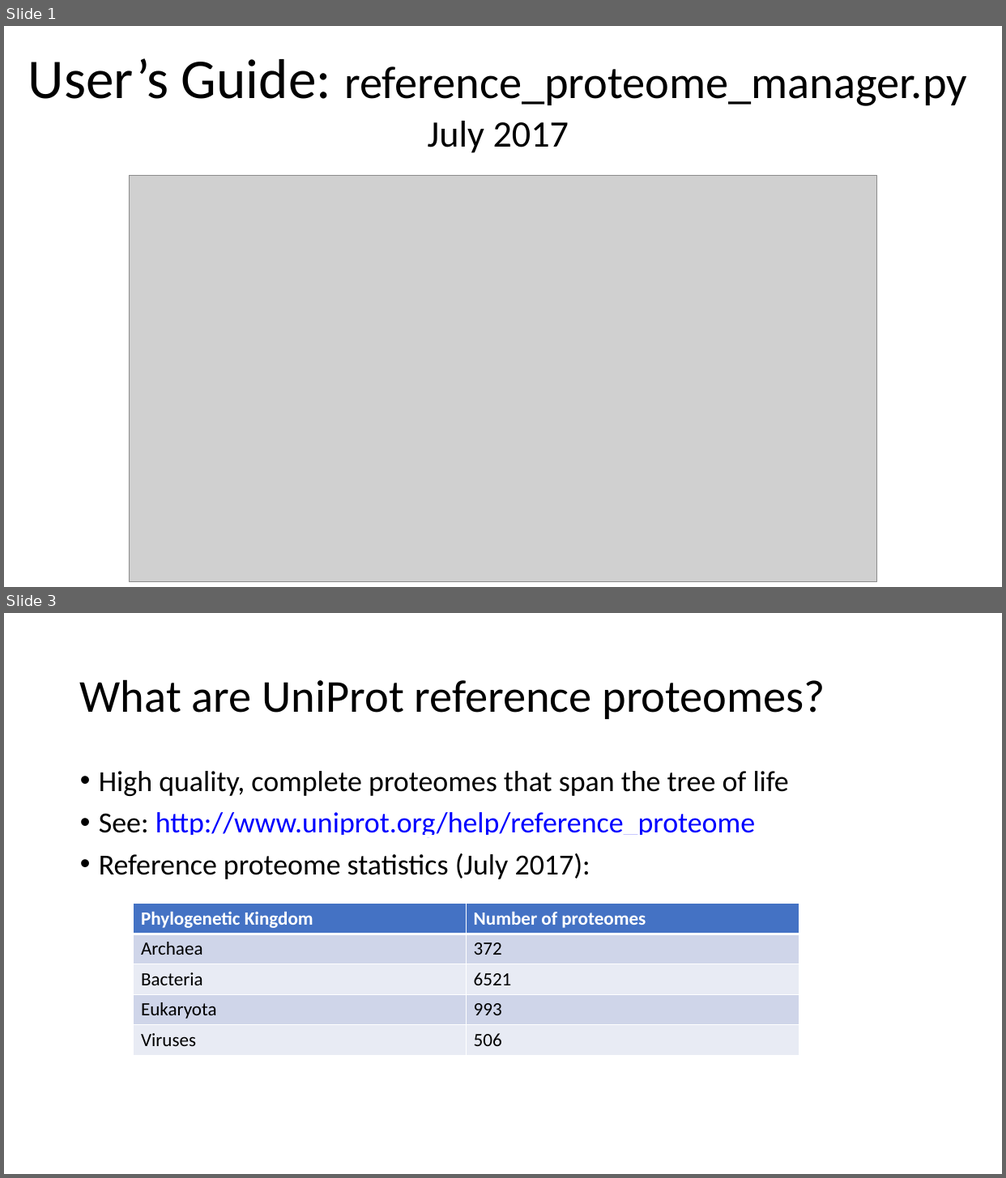
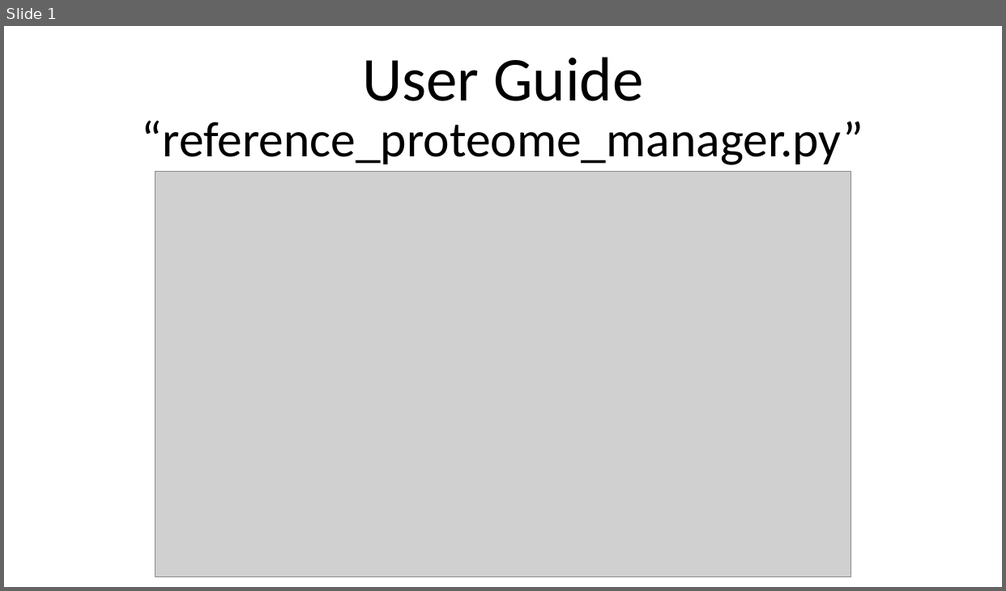
Before and after one commit to lily-liang12/Reference_Proteome_Manager, a slide deck: Reference_Proteome_Manager_UniProt/User_Guide_UniProt.pptx. Shown one above the other, each under a label of ours: slides 1 and 3 before the commit, slide 1 after it; the slides between them are not shown. The pictures are 1006x1178 and 1006x591 pixels, drawn with LibreOffice and Linux fonts; fonts in the diff are those of the drawing; grey boxes stand for pictures. Boxes give left, top, right and bottom in pixels: in the first picture for what was removed or moved away, otherwise in the second. Text is boxed around its words. In the diff, an @@ line names an element or a change of style, - is before the commit and + after.

```diff
--- a/Reference_Proteome_Manager_UniProt/User_Guide_UniProt.pptx
+++ b/Reference_Proteome_Manager_UniProt/User_Guide_UniProt.pptx
@@ slide 3 removed at [4,613,1002,1174], background #FFFFFF @@
@@ text removed at [80,679,826,719] @@
-What are UniProt reference proteomes?
@@ text removed at [99,771,789,879] @@
-• High quality, complete proteomes that span the tree of life
-• See: http://www.uniprot.org/help/reference_proteome
-• Reference proteome statistics (July 2017):
@@ table removed at [134,904,799,1055], 5 rows, 2 columns @@
-Phylogenetic Kingdom | Number of proteomes
-Archaea | 372
-Bacteria | 6521
-Eukaryota | 993
-Viruses | 506
@@ slide 1 changed as well @@
@@ title at [142,57,864,165]: text changed; size 44 to 48 pt @@
-User’s Guide: reference_proteome_manager.py
-July 2017
+User Guide
+“reference_proteome_manager.py”
@@ picture: place and size @@
-picture at [130,176,878,582]
+picture at [155,172,851,578]
```
Also in this commit, not shown: 6 other slides changed, 1 slide added, 5 other slides removed.
